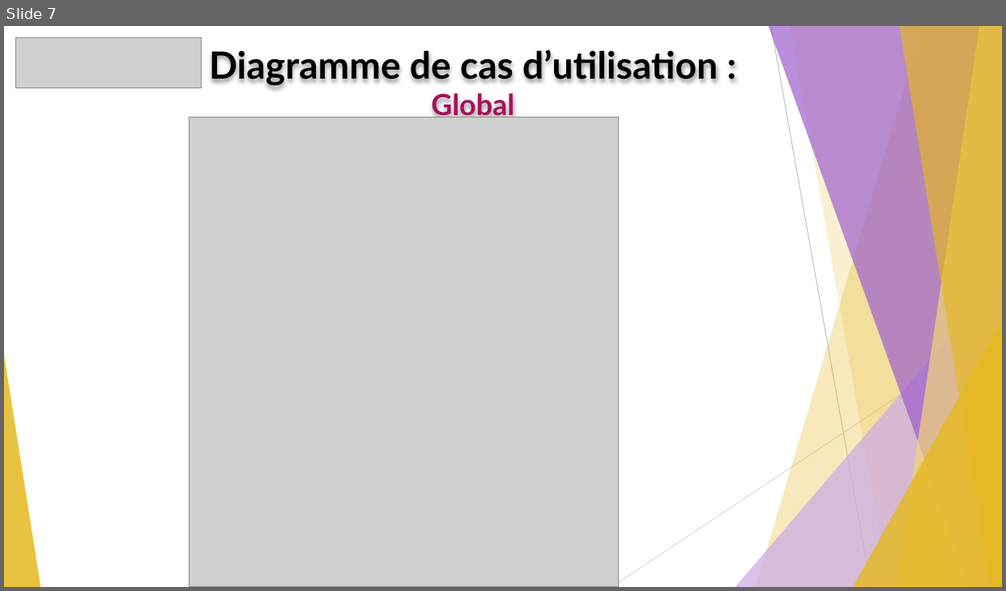
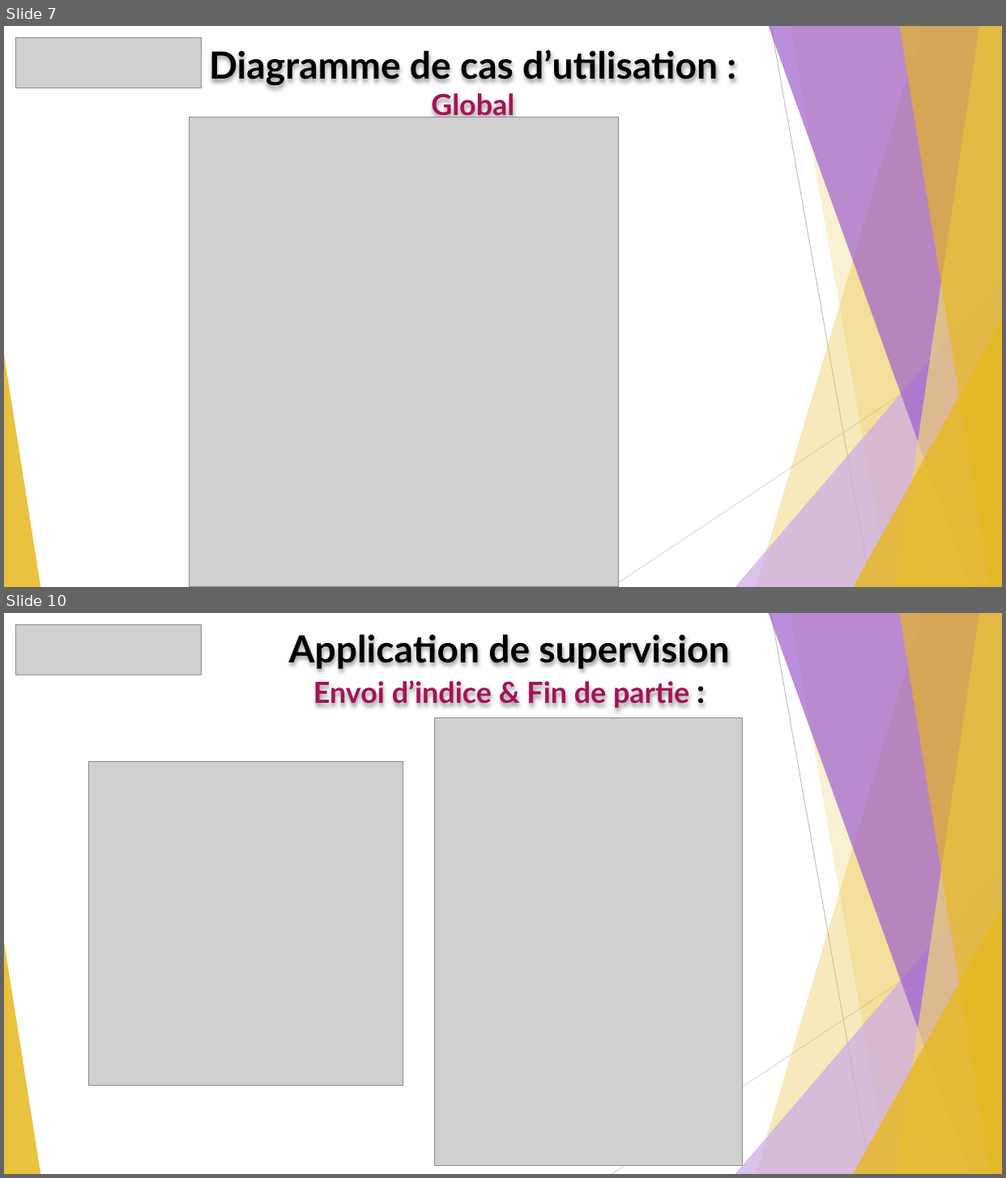
Before and after one commit to GuiguiMvn/Systeme-Escape-Game-Telethon, a slide deck: Nathan/Compte-rendus/REVUE-R2-GUIGAND-SFL6.pptx. Shown one above the other, each under a label of ours: slide 7 before the commit, slides 7 and 10 after it; the slides between them are not shown. The pictures are 1006x591 and 1006x1178 pixels, drawn with LibreOffice and Linux fonts; fonts in the diff are those of the drawing; grey boxes stand for pictures. Boxes give left, top, right and bottom in pixels: in the first picture for what was removed or moved away, otherwise in the second. Text is boxed around its words. In the diff, an @@ line names an element or a change of style, - is before the commit and + after.

Commit message:
Maj de l'ébauche de l'application de supervision. Maj du modèle relationnel et intégration dans le diaporama de revue 2.

```diff
--- a/Nathan/Compte-rendus/REVUE-R2-GUIGAND-SFL6.pptx
+++ b/Nathan/Compte-rendus/REVUE-R2-GUIGAND-SFL6.pptx
@@ slide 10 added at <box>4,613,1002,1174</box>, background #FFFFFF; not listed: 10 template elements that a slide beside it also shows @@
@@ picture added at <box>16,625,202,675</box> @@
@@ text added at <box>289,634,729,709</box>, 28 pt, text #000000, bold @@
+Application de supervision Envoi d’indice & Fin de partie :
@@ picture added at <box>434,717,742,1166</box> @@
@@ picture added at <box>88,762,403,1086</box> @@
```
Also in this commit, not shown: 5 other slides added, 1 slide removed, 2 other files.
